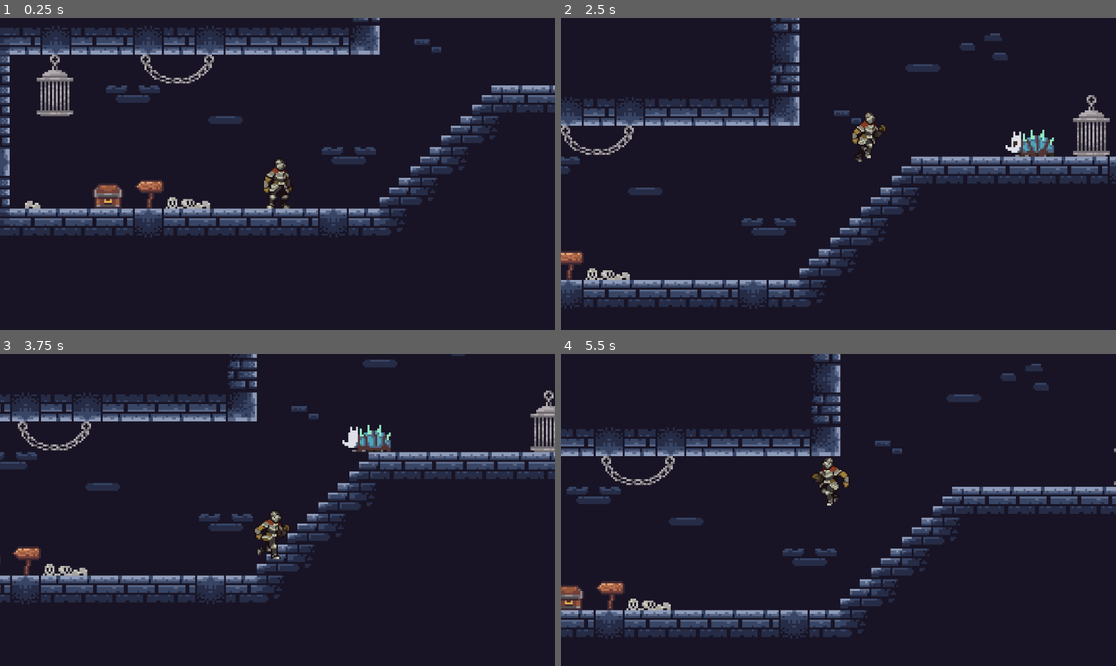
Above: before the commit, frames 1-4 (two rows, left to right).
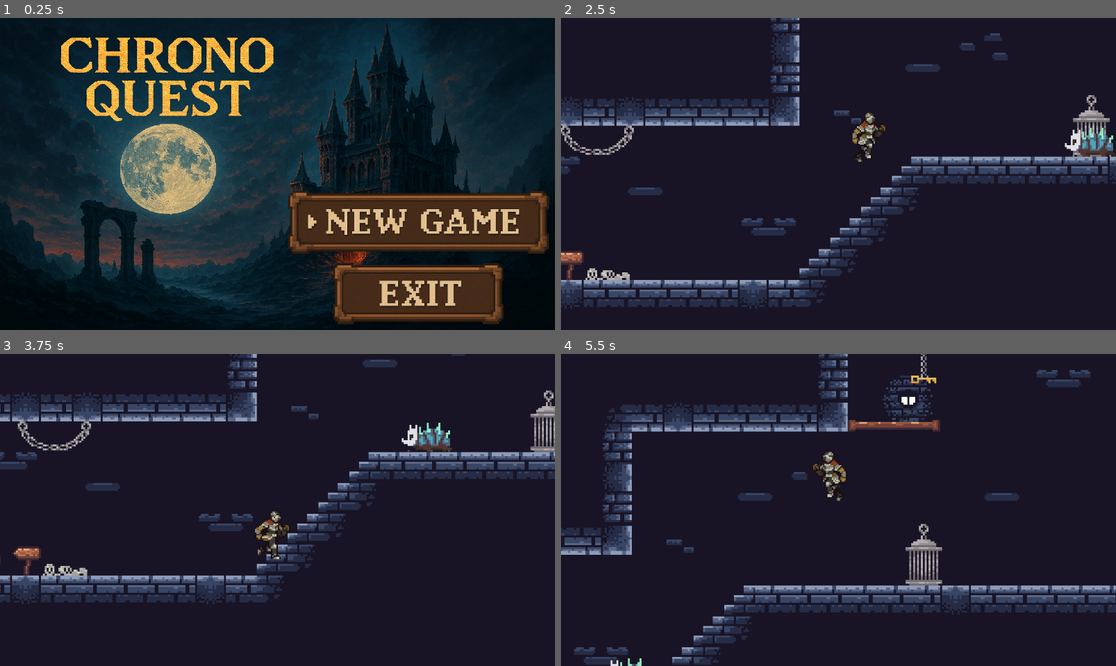
Above: after the commit, the same moments.

Repository: The-Bradster/crono-clones
Game: Godot game, scene res://scenes/main_menu.tscn
The game is run twice, just before and just after one commit, with the same random seed, the same clock (stepped at 60 frames per second) and the same inputs. Before the commit the project starts from res://scenes/main.tscn.
Inputs (mouse positions are in pixels of both pictures, inside the frame that each line leads up to):
- Up to frame 1 (0.25 s): no input
- Up to frame 2 (2.5 s): click (977, 223) at 0.52 s; tap Enter at 1.25 s; hold Space (jump) 1.28-2.03 s; hold D (move_right) from 1.28 s (still down); tap F (interact) at 2.1 s; tap Space (jump) at 2.27, 2.3 s
- Up to frame 3 (3.75 s): tap Space (jump) at 2.57 s; release D (move_right) at 2.78 s; hold A (move_left) 2.78-3.53 s; hold Space (jump) 2.78-3.53 s; hold D (move_right) from 3.53 s (still down); tap F (interact) at 3.6 s
- Up to frame 4 (5.5 s): tap Space (jump) at 3.77, 3.8, 4.07, 5.27, 5.3 s; hold Space (jump) 4.28-5.03 s; release D (move_right) at 5.03 s; hold A (move_left) from 5.03 s (still down); tap F (interact) at 5.1 s

The runs differ from the first frame. In frame 1, 53% of the frame differs, in the area x 0-100%, y 0-100%; in frame 2, 1.1%; in frame 3, 1.1%; in frame 4, 25%.

Commit message:
added basic main menu

Diff:
--- a/project.godot
+++ b/project.godot
@@ -11,7 +11,7 @@
 [application]
 
 config/name="ChronoClone"
-run/main_scene="uid://6wqwp315uqv5"
+run/main_scene="uid://c3klrsdqll0d8"
 config/features=PackedStringArray("4.4", "Forward Plus")
 config/icon="res://icon.svg"
 
--- a/scenes/main_menu.tscn
+++ b/scenes/main_menu.tscn
@@ -1,70 +1,73 @@
 [gd_scene load_steps=6 format=3 uid="uid://c3klrsdqll0d8"]
 
-[ext_resource type="Texture2D" uid="uid://pu45yd55o055" path="res://assets/CQMMUI (1).png" id="1_l6cm7"]
+[ext_resource type="Script" uid="uid://cg80ijcqp51j6" path="res://scripts/main_menu.gd" id="1_bqqt6"]
+[ext_resource type="Texture2D" uid="uid://c8swufgcsq4of" path="res://assets/Main Menu/main_menu_background.png" id="1_ekxnf"]
+[ext_resource type="Texture2D" uid="uid://pu45yd55o055" path="res://assets/Main Menu/CQMMUI (1).png" id="2_bqqt6"]
 
-[sub_resource type="RectangleShape2D" id="RectangleShape2D_ekxnf"]
-size = Vector2(496, 82)
+[sub_resource type="AtlasTexture" id="AtlasTexture_wu84c"]
+atlas = ExtResource("2_bqqt6")
+region = Rect2(90, 344, 542, 131)
 
-[sub_resource type="RectangleShape2D" id="RectangleShape2D_bqqt6"]
-size = Vector2(496, 86)
+[sub_resource type="AtlasTexture" id="AtlasTexture_8ln24"]
+atlas = ExtResource("2_bqqt6")
+region = Rect2(185, 828, 353, 128)
 
-[sub_resource type="RectangleShape2D" id="RectangleShape2D_wu84c"]
-size = Vector2(458, 86)
+[node name="Main Menu" type="Control"]
+layout_mode = 3
+anchors_preset = 15
+anchor_right = 1.0
+anchor_bottom = 1.0
+grow_horizontal = 2
+grow_vertical = 2
+script = ExtResource("1_bqqt6")
 
-[sub_resource type="RectangleShape2D" id="RectangleShape2D_8ln24"]
-size = Vector2(312, 80)
+[node name="TextureRect" type="TextureRect" parent="."]
+layout_mode = 1
+anchors_preset = 15
+anchor_right = 1.0
+anchor_bottom = 1.0
+grow_horizontal = 2
+grow_vertical = 2
+texture = ExtResource("1_ekxnf")
+expand_mode = 3
 
-[node name="MainMenu" type="Node2D"]
+[node name="MarginContainer" type="MarginContainer" parent="."]
+layout_mode = 1
+anchors_preset = 15
+anchor_right = 1.0
+anchor_bottom = 1.0
+grow_horizontal = 2
+grow_vertical = 2
+theme_override_constants/margin_left = 12
+theme_override_constants/margin_top = 12
+theme_override_constants/margin_right = 12
+theme_override_constants/margin_bottom = 12
 
-[node name="titlecard" type="Sprite2D" parent="."]
-position = Vector2(0, -1)
-scale = Vector2(1, 0.998148)
-texture = ExtResource("1_l6cm7")
-region_enabled = true
-region_rect = Rect2(91, 46, 539, 270)
+[node name="VBoxContainer" type="VBoxContainer" parent="MarginContainer"]
+layout_mode = 2
+theme_override_constants/separation = 60
 
-[node name="newgamebutton" type="Sprite2D" parent="."]
-visible = false
-texture = ExtResource("1_l6cm7")
-region_enabled = true
-region_rect = Rect2(90, 344, 542, 131)
+[node name="Seperator" type="Control" parent="MarginContainer/VBoxContainer"]
+layout_mode = 2
 
-[node name="Area2D" type="Area2D" parent="newgamebutton"]
+[node name="HBoxContainer" type="HBoxContainer" parent="MarginContainer"]
+layout_mode = 2
+alignment = 2
 
-[node name="CollisionShape2D" type="CollisionShape2D" parent="newgamebutton/Area2D"]
-shape = SubResource("RectangleShape2D_ekxnf")
+[node name="VBoxContainer" type="VBoxContainer" parent="MarginContainer/HBoxContainer"]
+layout_mode = 2
+theme_override_constants/separation = 18
+alignment = 2
 
-[node name="loadgamebutton" type="Sprite2D" parent="."]
-visible = false
-texture = ExtResource("1_l6cm7")
-region_enabled = true
-region_rect = Rect2(90, 500, 542, 131)
+[node name="New Game" type="TextureButton" parent="MarginContainer/HBoxContainer/VBoxContainer"]
+unique_name_in_owner = true
+layout_mode = 2
+size_flags_horizontal = 4
+size_flags_vertical = 4
+texture_normal = SubResource("AtlasTexture_wu84c")
 
-[node name="Area2D" type="Area2D" parent="loadgamebutton"]
-
-[node name="CollisionShape2D" type="CollisionShape2D" parent="loadgamebutton/Area2D"]
-shape = SubResource("RectangleShape2D_bqqt6")
-
-[node name="optionsbutton" type="Sprite2D" parent="."]
-visible = false
-position = Vector2(1, 0)
-texture = ExtResource("1_l6cm7")
-region_enabled = true
-region_rect = Rect2(110, 662, 502, 132)
-
-[node name="Area2D" type="Area2D" parent="optionsbutton"]
-
-[node name="CollisionShape2D" type="CollisionShape2D" parent="optionsbutton/Area2D"]
-shape = SubResource("RectangleShape2D_wu84c")
-
-[node name="exitbutton" type="Sprite2D" parent="."]
-visible = false
-texture = ExtResource("1_l6cm7")
-region_enabled = true
-region_rect = Rect2(184, 829, 353, 127)
-
-[node name="Area2D" type="Area2D" parent="exitbutton"]
-
-[node name="CollisionShape2D" type="CollisionShape2D" parent="exitbutton/Area2D"]
-position = Vector2(1, -1)
-shape = SubResource("RectangleShape2D_8ln24")
+[node name="Exit" type="TextureButton" parent="MarginContainer/HBoxContainer/VBoxContainer"]
+unique_name_in_owner = true
+layout_mode = 2
+size_flags_horizontal = 4
+texture_normal = SubResource("AtlasTexture_8ln24")
--- /dev/null
+++ b/scripts/main_menu.gd
@@ -0,0 +1,13 @@
+extends Control
+@onready var exit: TextureButton = %Exit
+@onready var new_game: TextureButton = %"New Game"
+
+func _ready() -> void:
+	new_game.pressed.connect(play)
+	exit.pressed.connect(quit)
+
+func play() -> void:
+	get_tree().change_scene_to_file("res://scenes/main.tscn")
+
+func quit() -> void:
+	get_tree().quit()
Renamed: assets/CQMMUI (1).png -> assets/Main Menu/CQMMUI (1).png
Not shown, added: assets/Main Menu/CQMMUI (1).png.import
Binary file added: assets/Main Menu/main_menu_background.png
Not shown, changed: assets/Main Menu/main_menu_background.png.import
Not shown: 1 places in scenes/main.tscn that only renumber resources
Not shown, added: scripts/main_menu.gd.uid
